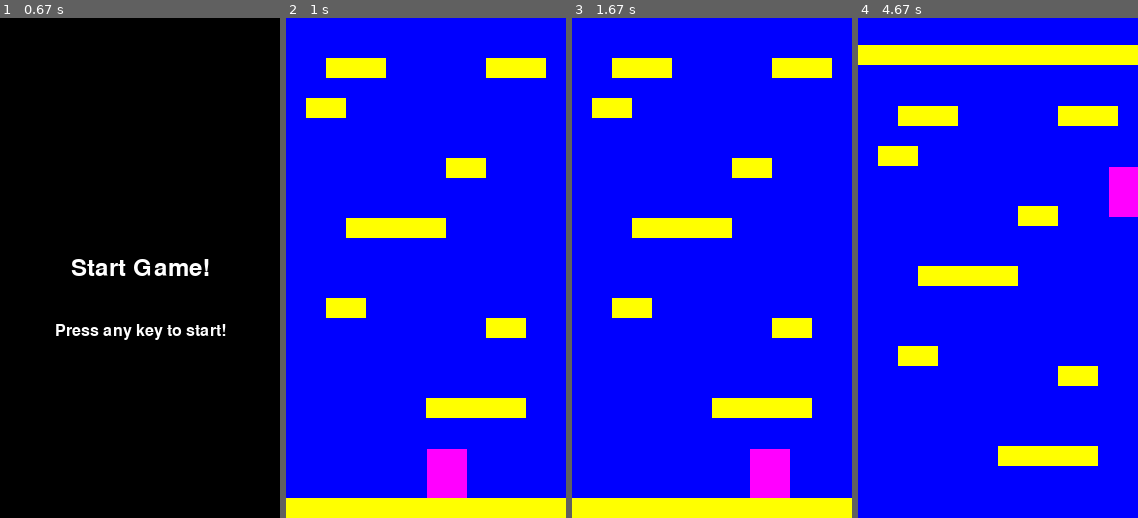
Above: before the commit, frames 1-4 (left to right).
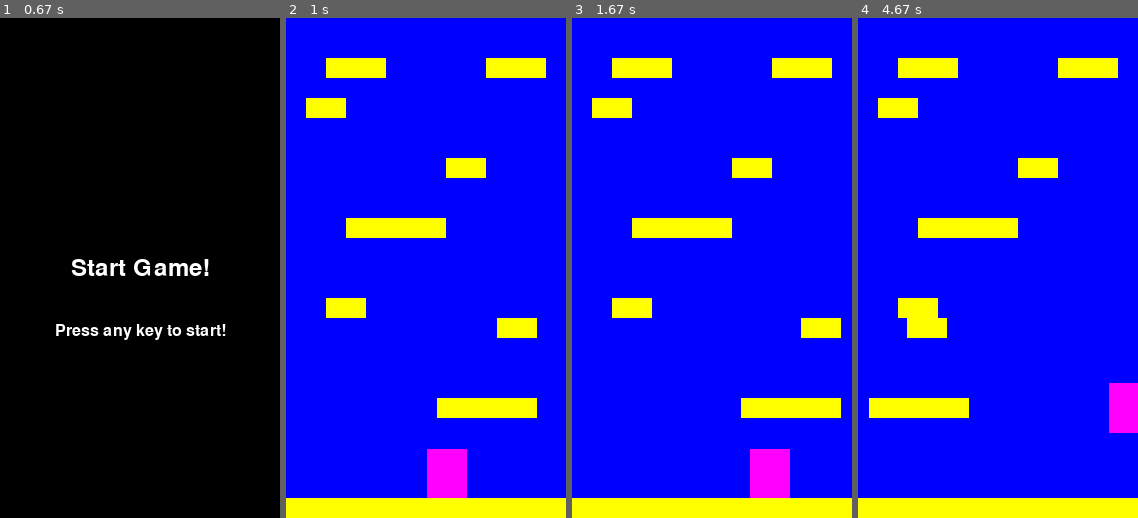
Above: after the commit, the same moments.

Repository: Calum-Johnston/pygame_2d_platformer
Game: pygame game, started from main.py
Same seed, same stepped clock (60 frames per second), same inputs: the game is played once before the commit and once after it.
Inputs:
- Up to frame 1 (0.67 s): hold Right from 0.33 s (still down)
- Up to frame 2 (1 s): release Right at 0.8 s; hold Right from 0.83 s (still down)
- Up to frame 3 (1.67 s): release Right at 1.3 s; hold Left from 1.33 s (still down)
- Up to frame 4 (4.67 s): release Left at 1.87 s; hold Left 1.9-2.3 s; hold Right 2.33-2.97 s; hold Left 3-3.47 s; hold Right 3.5-3.97 s; tap Space at 3.57, 3.87, 4.07, 4.37, 4.57 s; hold Right 4-4.47 s; hold Left from 4.5 s (still down)

Frame 1 is identical in both runs. In frame 2, 0.6% of the frame differs, in the area x 50-90%, y 60-80%; in frame 3, 1.7%; in frame 4, 22%, in the area x 0-100%, y 5-100%.

Commit message:
Added moving platforms (needs refining)

Diff:
--- a/main.py
+++ b/main.py
@@ -83,6 +83,7 @@
     def update(self):
         # Update player sprite and then camera
         self.player_sprites.update()
+        self.platform_sprites.update()
         self.camera.update(self.player, self.platform_sprites)
 
         # If player falls out of the screen, end game
--- a/settings.py
+++ b/settings.py
@@ -10,6 +10,9 @@
 PLAYER_ACCELERATION = 0.5
 PLAYER_FRICTION = -0.12
 PLAYER_GRAVITY = 0.5
+
+# Platform settings
+PLATFORM_MOVING_SPEED = 1
 
 # Random Generation Settings
 RANDOM_WIDTH_MIN = 40
--- a/sprites.py
+++ b/sprites.py
@@ -1,5 +1,6 @@
 import pygame
 from settings import *
+import random as rd
 vec = pygame.math.Vector2
 
 ''' PLAYER SPRITE '''
@@ -72,7 +73,7 @@
 
 
 
-''' PLATFORM SPRITE (child of SceneObject) '''
+''' PLATFORM SPRITE '''
 class Platform(pygame.sprite.Sprite):
 
     def __init__(self, plat_X, plat_Y, plat_Width, plat_Height, player):
@@ -88,9 +89,24 @@
         # Define player (for use in scrolling the screen)
         self.player = player
 
+        # Is the platform going to be moving?
+        self.movingX = 0
+        self.velocity = vec(0, 0)
+        if(rd.randrange(0, 10) == 0):
+            self.movingX = 1
+
+        # Define
+
+    def update(self):
+        if(self.movingX != 0):
+            if(self.rect.right >= WIDTH):
+                self.movingX = -1
+            if(self.rect.left <= 0):
+                self.movingX = 1
+            self.rect.x += self.movingX
 
 
-''' ENEMY SPRITE (child of SceneObject) '''
+''' ENEMY SPRITE '''
 class Enemy(pygame.sprite.Sprite):
 
     def __init__(self, enemy_X, enemy_Y, enemy_Width, enemy_Height, player):
